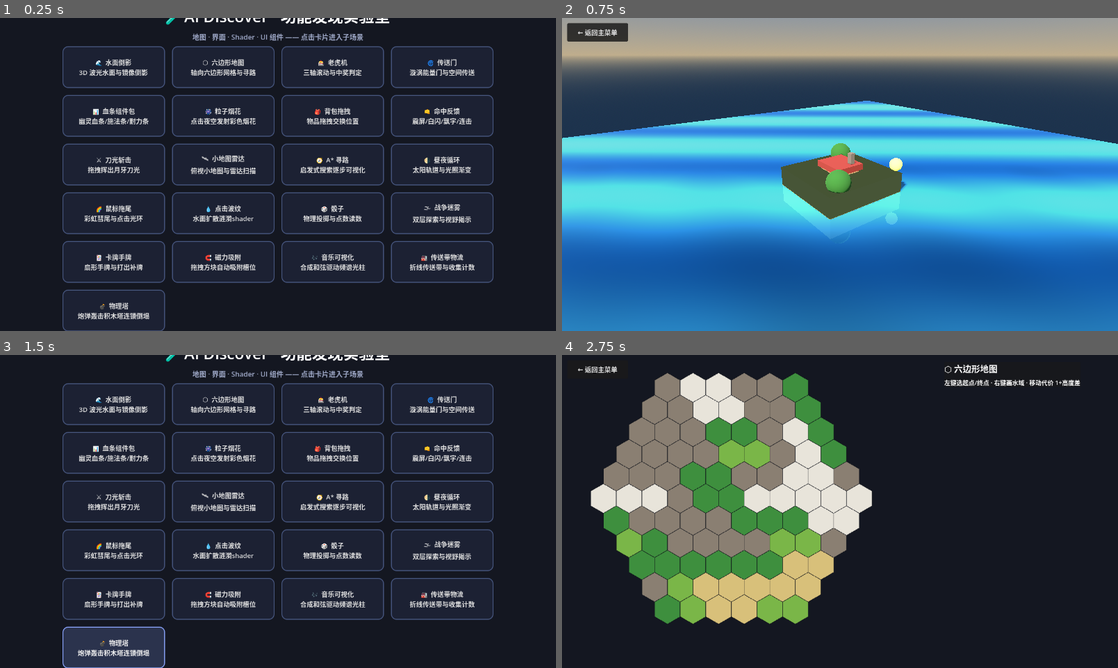
Above: before the commit, frames 1-4 (two rows, left to right).
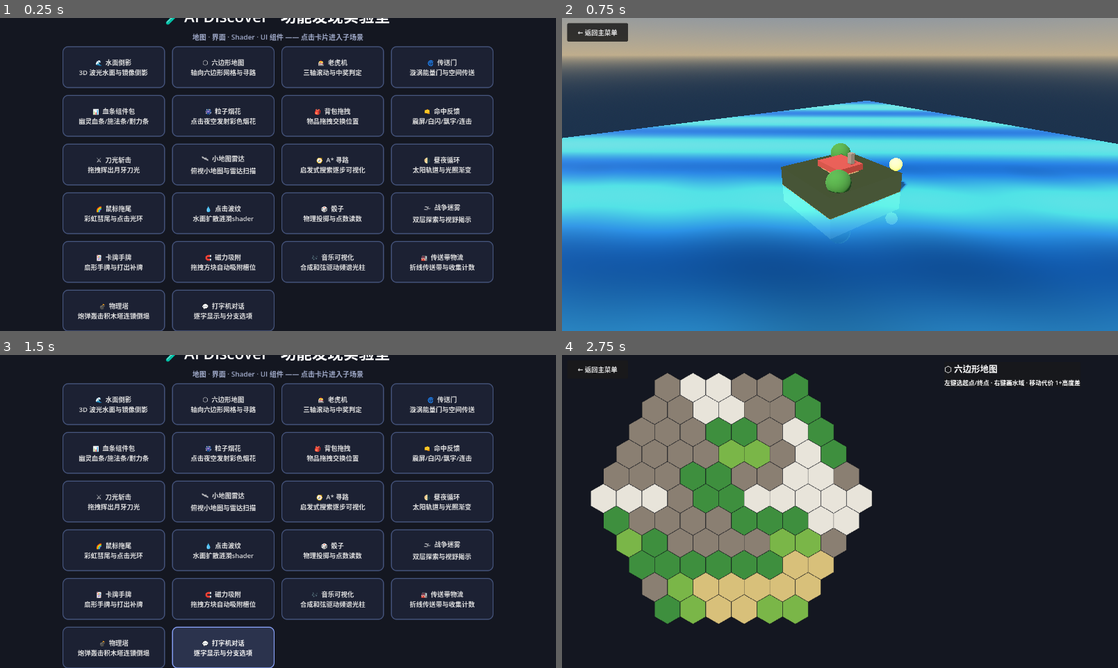
Above: after the commit, the same moments.

Repository: richardkiwilee/pyFramework
Game: Godot game, scene res://scenes/menu.tscn
The game is run twice, just before and just after one commit, with the same random seed, the same clock (stepped at 60 frames per second) and the same inputs.
Inputs:
- Up to frame 1 (0.25 s): no input
- Up to frame 2 (0.75 s): click "🌊 水面倒影 3D 波光水面与镜像倒影" at 0.5 s
- Up to frame 3 (1.5 s): click "← 返回主菜单" at 1.25 s
- Up to frame 4 (2.75 s): click "⬡ 六边形地图 轴向六边形网格与寻路" at 2 s

The runs differ from the first frame. In frame 1, 0.5% of the frame differs, in the area x 30-50%, y 86-100%; in frame 2, nothing differs; in frame 3, 4.6%, in the area x 11-50%, y 86-100%; in frame 4, nothing differs.

Commit message:
ai-discover: 功能22 打字机对话——逐字显示/点击加速/分支选项
Co-Authored-By: Claude <noreply@anthropic.com>

Diff:
--- /dev/null
+++ b/ai-discover/features/dialog/dialog.gd
@@ -0,0 +1,103 @@
+extends Control
+## =============================================================================
+## 打字机对话 —— 逐字显示 + 点击加速/跳过 + 分支选项（RPG 对话组件）
+## =============================================================================
+## · 对话脚本是节点列表：{speaker, text, choices/branches}；
+## · 文字逐字打出（可调速度），点击：未打完 → 立即显示全文；
+##   已打完 → 进入下一句；带选项的节点显示选项按钮，点击走分支；
+## · 左侧头像随说话人切换（铁匠/你）。
+## =============================================================================
+
+const TYPE_SPEED := 28.0     # 每秒字符数
+
+const SCRIPT: Array[Dictionary] = [
+	{"speaker": "铁匠", "text": "欢迎来到我的铁匠铺，冒险者！"},
+	{"speaker": "铁匠", "text": "你今天想买点什么？", "choices": ["⚔ 长剑（50 金）", "🛡 盾牌（80 金）"], "branch": [2, 3]},
+	{"speaker": "铁匠", "text": "好眼光！这把剑削铁如泥，跟着你准能斩龙。"},
+	{"speaker": "你", "text": "这面盾牌能挡下巨龙的火焰吗？"},
+	{"speaker": "铁匠", "text": "当然！用它的人还没有被烤熟的先例，哈哈！"},
+]
+
+var _node := 0
+var _typed := 0.0
+var _choices_shown := false
+
+@onready var name_label: Label = $DialogPanel/Box/NameLabel
+@onready var text_label: Label = $DialogPanel/Box/TextLabel
+@onready var continue_label: Label = $DialogPanel/Box/ContinueLabel
+@onready var choice_box: VBoxContainer = $DialogPanel/Box/ChoiceBox
+
+
+func _ready() -> void:
+	_enter_node(0)
+
+
+func _enter_node(idx: int) -> void:
+	_node = idx
+	_typed = 0.0
+	_choices_shown = false
+	for c in choice_box.get_children():
+		c.queue_free()
+	var d: Dictionary = SCRIPT[_node]
+	name_label.text = "🔨 %s" % d["speaker"] if d["speaker"] == "铁匠" else "🧝 你"
+	queue_redraw()   # 头像随说话人重绘
+	text_label.text = ""
+	continue_label.visible = false
+	if d.has("choices"):
+		for i in d["choices"].size():
+			var b := Button.new()
+			b.text = d["choices"][i]
+			b.custom_minimum_size = Vector2(260, 44)
+			b.add_theme_font_size_override("font_size", 16)
+			b.pressed.connect(_on_choice.bind(d["branch"][i]))
+			choice_box.add_child(b)
+		_choices_shown = true
+
+
+func _process(delta: float) -> void:
+	var d: Dictionary = SCRIPT[_node]
+	if _typed < d["text"].length():
+		_typed = minf(float(d["text"].length()), _typed + TYPE_SPEED * delta)
+		text_label.text = d["text"].substr(0, int(_typed))
+		continue_label.visible = false
+	elif not _choices_shown:
+		continue_label.visible = true   # ▼ 点击继续
+
+
+## 点击：未打完 → 立即显示全文；已打完 → 下一句
+## （用 _unhandled_input，选项按钮消费掉自己的点击后不会走到这里）
+func _unhandled_input(event: InputEvent) -> void:
+	if not (event is InputEventMouseButton and event.pressed and event.button_index == MOUSE_BUTTON_LEFT):
+		return
+	var d: Dictionary = SCRIPT[_node]
+	if _typed < d["text"].length():
+		# 第一次点击：立即显示全文
+		_typed = float(d["text"].length())
+		text_label.text = d["text"]
+		continue_label.visible = not _choices_shown
+	elif not _choices_shown:
+		# 第二次点击：下一句（到结尾则循环）
+		_enter_node((_node + 1) % SCRIPT.size())
+		get_viewport().set_input_as_handled()
+
+
+func _on_choice(branch: int) -> void:
+	_enter_node(branch)
+
+
+## 头像：铁匠 = 棕色络腮大叔，你 = 蓝色兜帽
+func _draw() -> void:
+	var c := Vector2(220, 400)
+	var d: Dictionary = SCRIPT[_node]
+	if d["speaker"] == "铁匠":
+		draw_circle(c + Vector2(0, -30), 62, Color(0.55, 0.40, 0.28))   # 头
+		draw_rect(Rect2(c + Vector2(-85, 20), Vector2(170, 120)), Color(0.35, 0.25, 0.18))  # 肩
+		draw_rect(Rect2(c + Vector2(-20, -52), Vector2(40, 26)), Color(0.30, 0.20, 0.14))  # 胡子
+		draw_circle(c + Vector2(-20, -38), 5, Color(0.1, 0.08, 0.06))
+		draw_circle(c + Vector2(20, -38), 5, Color(0.1, 0.08, 0.06))
+	else:
+		draw_circle(c + Vector2(0, -30), 58, Color(0.85, 0.72, 0.55))   # 头
+		draw_circle(c + Vector2(0, -58), 52, Color(0.25, 0.42, 0.75))   # 兜帽
+		draw_rect(Rect2(c + Vector2(-80, 18), Vector2(160, 110)), Color(0.28, 0.45, 0.78))  # 肩
+		draw_circle(c + Vector2(-20, -36), 5, Color(0.1, 0.08, 0.06))
+		draw_circle(c + Vector2(20, -36), 5, Color(0.1, 0.08, 0.06))
--- /dev/null
+++ b/ai-discover/features/dialog/dialog.tscn
@@ -0,0 +1,71 @@
+[gd_scene load_steps=4 format=3]
+
+[ext_resource type="Script" path="res://features/dialog/dialog.gd" id="1_main"]
+[ext_resource type="PackedScene" path="res://scenes/back_button.tscn" id="2_back"]
+
+[sub_resource type="StyleBoxFlat" id="panel_sb"]
+bg_color = Color(0.10, 0.11, 0.16, 0.92)
+border_color = Color(0.45, 0.5, 0.7, 0.8)
+border_width_left = 2
+border_width_top = 2
+border_width_right = 2
+border_width_bottom = 2
+corner_radius_top_left = 14
+corner_radius_top_right = 14
+corner_radius_bottom_right = 14
+corner_radius_bottom_left = 14
+
+[node name="Dialog" type="Control"]
+layout_mode = 3
+anchors_preset = 15
+anchor_right = 1.0
+anchor_bottom = 1.0
+grow_horizontal = 2
+grow_vertical = 2
+script = ExtResource("1_main")
+
+[node name="SceneLabel" type="Label" parent="."]
+layout_mode = 0
+offset_left = 480.0
+offset_top = 140.0
+offset_right = 800.0
+offset_bottom = 180.0
+theme_override_font_sizes/font_size = 26
+text = "🏕 铁匠铺前"
+horizontal_alignment = 1
+
+[node name="DialogPanel" type="PanelContainer" parent="."]
+layout_mode = 0
+offset_left = 360.0
+offset_top = 330.0
+offset_right = 1160.0
+offset_bottom = 580.0
+theme_override_styles/panel = SubResource("panel_sb")
+
+[node name="Box" type="VBoxContainer" parent="DialogPanel"]
+layout_mode = 2
+theme_override_constants/separation = 10
+
+[node name="NameLabel" type="Label" parent="DialogPanel/Box"]
+layout_mode = 2
+theme_override_font_sizes/font_size = 18
+theme_override_colors/font_color = Color(0.95, 0.8, 0.4, 1)
+text = "🔨 铁匠"
+
+[node name="TextLabel" type="Label" parent="DialogPanel/Box"]
+layout_mode = 2
+custom_minimum_size = Vector2(740, 110)
+theme_override_font_sizes/font_size = 22
+autowrap_mode = 2
+
+[node name="ChoiceBox" type="VBoxContainer" parent="DialogPanel/Box"]
+layout_mode = 2
+theme_override_constants/separation = 8
+
+[node name="ContinueLabel" type="Label" parent="DialogPanel/Box"]
+layout_mode = 2
+theme_override_font_sizes/font_size = 16
+text = "▼ 点击继续"
+horizontal_alignment = 2
+
+[node name="BackButton" parent="." instance=ExtResource("2_back")]
--- a/ai-discover/scripts/menu.gd
+++ b/ai-discover/scripts/menu.gd
@@ -31,6 +31,7 @@
 	{"icon": "🎶", "name": "音乐可视化", "desc": "合成和弦驱动频谱光柱", "scene": "res://features/audio_visualizer/audio_visualizer.tscn"},
 	{"icon": "🏭", "name": "传送带物流", "desc": "折线传送带与收集计数", "scene": "res://features/conveyor/conveyor.tscn"},
 	{"icon": "💣", "name": "物理塔", "desc": "炮弹轰击积木塔连锁倒塌", "scene": "res://features/physics_tower/physics_tower.tscn"},
+	{"icon": "💬", "name": "打字机对话", "desc": "逐字显示与分支选项", "scene": "res://features/dialog/dialog.tscn"},
 ]
 
 @onready var grid: GridContainer = $CenterBox/VBox/Grid
